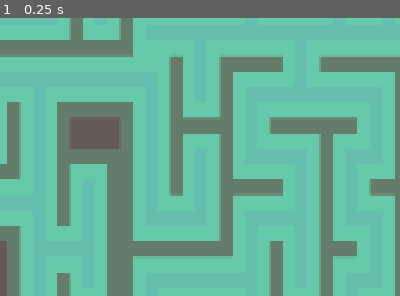
Above: before the commit, frame 1.
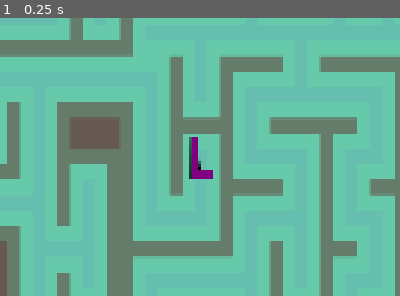
Above: after the commit, the same moment.

Repository: JMSal08/LethasLament
Game: Godot game, scene res://scenes/levels/level_three.tscn
Same seed, same stepped clock (60 frames per second), same inputs: the game is played once before the commit and once after it. This scene is started directly instead of the project's main scene.
Inputs:
- Up to frame 1 (0.25 s): no input
The pictures show only the part of the screen within x 44-94%, y 38-88%; the shares and areas given below are measured in that part.

The runs differ from the first frame. In frame 1, 0.5% of the frame differs, in the area x 47-54%, y 42-58%.

Commit message:
Added Level Two Code

Diff:
--- a/icon.svg
+++ /dev/null
@@ -1 +0,0 @@
-<svg xmlns="http://www.w3.org/2000/svg" width="128" height="128"><rect width="124" height="124" x="2" y="2" fill="#363d52" stroke="#212532" stroke-width="4" rx="14"/><g fill="#fff" transform="translate(12.322 12.322)scale(.101)"><path d="M105 673v33q407 354 814 0v-33z"/><path fill="#478cbf" d="m105 673 152 14q12 1 15 14l4 67 132 10 8-61q2-11 15-15h162q13 4 15 15l8 61 132-10 4-67q3-13 15-14l152-14V427q30-39 56-81-35-59-83-108-43 20-82 47-40-37-88-64 7-51 8-102-59-28-123-42-26 43-46 89-49-7-98 0-20-46-46-89-64 14-123 42 1 51 8 102-48 27-88 64-39-27-82-47-48 49-83 108 26 42 56 81zm0 33v39c0 276 813 276 814 0v-39l-134 12-5 69q-2 10-14 13l-162 11q-12 0-16-11l-10-65H446l-10 65q-4 11-16 11l-162-11q-12-3-14-13l-5-69z"/><path d="M483 600c0 34 58 34 58 0v-86c0-34-58-34-58 0z"/><circle cx="725" cy="526" r="90"/><circle cx="299" cy="526" r="90"/></g><g fill="#414042" transform="translate(12.322 12.322)scale(.101)"><circle cx="307" cy="532" r="60"/><circle cx="717" cy="532" r="60"/></g></svg>
--- a/scenes/levels/level_three.tscn
+++ b/scenes/levels/level_three.tscn
@@ -1,10 +1,11 @@
-[gd_scene load_steps=19 format=3 uid="uid://dpmr1l5ci1ftq"]
+[gd_scene load_steps=21 format=3 uid="uid://dpmr1l5ci1ftq"]
 
 [ext_resource type="Texture2D" uid="uid://cr1t447xq4oqa" path="res://assets/levels/level_three/images/bg/level3bg.png" id="1_y0l6c"]
 [ext_resource type="Script" uid="uid://grtpnlr62vrt" path="res://scripts/misc/letha.gd" id="2_4umhc"]
 [ext_resource type="Texture2D" uid="uid://cc3gt31qpqnto" path="res://assets/sprites/idle_spritesheet.png" id="3_7ry6i"]
 [ext_resource type="Texture2D" uid="uid://b5d8dd44caygq" path="res://assets/sprites/down_spritesheet.png" id="4_vmov0"]
 [ext_resource type="Script" uid="uid://bf6eu0unpvllc" path="res://scripts/levels/misc/wall_hitboxes.gd" id="5_7s1bx"]
+[ext_resource type="Texture2D" uid="uid://bgbb6j38atbcw" path="res://assets/letters/L.png" id="6_4umhc"]
 
 [sub_resource type="AtlasTexture" id="AtlasTexture_c6gv3"]
 atlas = ExtResource("3_7ry6i")
@@ -97,6 +98,9 @@
 radius = 25.454544
 height = 97.5
 
+[sub_resource type="CircleShape2D" id="CircleShape2D_7ry6i"]
+radius = 12.143503
+
 [node name="Node2D" type="Node2D"]
 
 [node name="MapTexture" type="TextureRect" parent="."]
@@ -155,4 +159,16 @@
 [node name="WallGroupNine" type="CollisionPolygon2D" parent="WallHitboxes"]
 polygon = PackedVector2Array(258, 1048, 295, 1048, 295, 1185, 553, 1185, 553, 1047, 590, 1047, 590, 1230, 295, 1230, 295, 1321, 258, 1321)
 
+[node name="Letter" type="Area2D" parent="."]
+position = Vector2(1663, 1059)
+scale = Vector2(0.3, 0.3)
+
+[node name="Sprite2D" type="Sprite2D" parent="Letter"]
+texture = ExtResource("6_4umhc")
+
+[node name="CollisionShape2D" type="CollisionShape2D" parent="Letter"]
+position = Vector2(-90, -80)
+scale = Vector2(20.04, 20.04)
+shape = SubResource("CircleShape2D_7ry6i")
+
 [connection signal="body_entered" from="WallHitboxes" to="WallHitboxes" method="_on_body_entered"]
--- /dev/null
+++ b/scenes/misc/level_two_finish.tscn
@@ -0,0 +1,170 @@
+[gd_scene load_steps=11 format=3 uid="uid://cgjr6mpdvfbks"]
+
+[ext_resource type="Script" uid="uid://d3d03i83wowl6" path="res://scripts/levels/level_two/level_two_finish.gd" id="1_ndq4u"]
+[ext_resource type="Texture2D" uid="uid://bbm13eqscmiex" path="res://assets/levels/level_two/images/bg/level2bg.png" id="1_q57fn"]
+[ext_resource type="Texture2D" uid="uid://b2cyi1r5hbmmb" path="res://assets/misc/tree.png" id="2_ndq4u"]
+[ext_resource type="Texture2D" uid="uid://d1liulwxkddc8" path="res://assets/misc/bush.png" id="3_3h8dk"]
+[ext_resource type="PackedScene" uid="uid://dd16j3wotjuev" path="res://scenes/misc/slot.tscn" id="3_q57fn"]
+[ext_resource type="Texture2D" uid="uid://d27p1lwllw2u5" path="res://assets/letters/O.png" id="5_0ya6m"]
+[ext_resource type="Texture2D" uid="uid://d0spsrcqloris" path="res://assets/letters/C.png" id="6_0ya6m"]
+[ext_resource type="Texture2D" uid="uid://blgsyj48ruit3" path="res://assets/levels/level_one/images/Cat_lvl1.png" id="7_tp17s"]
+[ext_resource type="FontFile" uid="uid://celc3h3f87gce" path="res://fonts/Super Joyful.ttf" id="8_4kaq3"]
+
+[sub_resource type="StyleBoxTexture" id="StyleBoxTexture_tp17s"]
+texture = ExtResource("1_q57fn")
+
+[node name="LevelTwoFinish" type="Node2D"]
+script = ExtResource("1_ndq4u")
+
+[node name="Panel" type="Panel" parent="."]
+offset_right = 2360.0
+offset_bottom = 1640.0
+mouse_filter = 2
+theme_override_styles/panel = SubResource("StyleBoxTexture_tp17s")
+
+[node name="Decorations" type="CanvasGroup" parent="."]
+
+[node name="Tree" type="Sprite2D" parent="Decorations"]
+position = Vector2(339, 1230)
+scale = Vector2(0.24887761, 0.24887761)
+texture = ExtResource("2_ndq4u")
+
+[node name="Tree2" type="Sprite2D" parent="Decorations"]
+position = Vector2(2289, 824)
+scale = Vector2(0.24887761, 0.24887761)
+texture = ExtResource("2_ndq4u")
+
+[node name="Tree3" type="Sprite2D" parent="Decorations"]
+position = Vector2(160.00003, 355.00012)
+scale = Vector2(0.24887761, 0.24887761)
+texture = ExtResource("2_ndq4u")
+
+[node name="Tree4" type="Sprite2D" parent="Decorations"]
+position = Vector2(1783, 1196.0001)
+scale = Vector2(0.24887761, 0.24887761)
+texture = ExtResource("2_ndq4u")
+
+[node name="Tree5" type="Sprite2D" parent="Decorations"]
+position = Vector2(1420, 217.00012)
+scale = Vector2(0.24887761, 0.24887761)
+texture = ExtResource("2_ndq4u")
+
+[node name="Tree6" type="Sprite2D" parent="Decorations"]
+position = Vector2(1355, 1544.0001)
+scale = Vector2(0.24887761, 0.24887761)
+texture = ExtResource("2_ndq4u")
+
+[node name="Tree7" type="Sprite2D" parent="Decorations"]
+position = Vector2(51, 1424)
+scale = Vector2(0.24887761, 0.24887761)
+texture = ExtResource("2_ndq4u")
+
+[node name="Bush" type="Sprite2D" parent="Decorations"]
+position = Vector2(637.00006, 294.00024)
+scale = Vector2(0.35200003, 0.352)
+texture = ExtResource("3_3h8dk")
+
+[node name="Bush2" type="Sprite2D" parent="Decorations"]
+position = Vector2(507.0001, 1290.0001)
+scale = Vector2(0.35200003, 0.352)
+texture = ExtResource("3_3h8dk")
+
+[node name="Bush3" type="Sprite2D" parent="Decorations"]
+position = Vector2(1936, 1308.0001)
+scale = Vector2(0.35200003, 0.352)
+texture = ExtResource("3_3h8dk")
+
+[node name="Bush4" type="Sprite2D" parent="Decorations"]
+position = Vector2(59, 1105.0001)
+rotation = 1.5707964
+scale = Vector2(0.35200003, 0.352)
+texture = ExtResource("3_3h8dk")
+
+[node name="Letter_O" parent="." instance=ExtResource("3_q57fn")]
+offset_left = 1700.0
+offset_top = 65.0
+offset_right = 1800.0
+offset_bottom = 165.0
+scale = Vector2(3, 3)
+texture = ExtResource("5_0ya6m")
+
+[node name="Letter_R" parent="." instance=ExtResource("3_q57fn")]
+offset_left = 1700.0
+offset_top = 465.0
+offset_right = 1800.0
+offset_bottom = 565.0
+scale = Vector2(3, 3)
+texture = ExtResource("5_0ya6m")
+
+[node name="Letter_C" parent="." instance=ExtResource("3_q57fn")]
+offset_left = 1700.0
+offset_top = 865.0
+offset_right = 1800.0
+offset_bottom = 965.0
+scale = Vector2(3, 3)
+texture = ExtResource("6_0ya6m")
+
+[node name="SlotOne" parent="." instance=ExtResource("3_q57fn")]
+offset_left = 65.0
+offset_top = 1100.0
+offset_right = 165.0
+offset_bottom = 1200.0
+scale = Vector2(3, 3)
+
+[node name="SlotTwo" parent="." instance=ExtResource("3_q57fn")]
+offset_left = 465.0
+offset_top = 1100.0
+offset_right = 565.0
+offset_bottom = 1200.0
+scale = Vector2(3, 3)
+
+[node name="SlotThree" parent="." instance=ExtResource("3_q57fn")]
+offset_left = 865.0
+offset_top = 1100.0
+offset_right = 965.0
+offset_bottom = 1200.0
+scale = Vector2(3, 3)
+
+[node name="SlotFour" parent="." instance=ExtResource("3_q57fn")]
+offset_left = 1265.0
+offset_top = 1100.0
+offset_right = 1365.0
+offset_bottom = 1200.0
+scale = Vector2(3, 3)
+
+[node name="Picture" type="TextureRect" parent="."]
+offset_left = 329.99997
+offset_top = 227.99998
+offset_right = 5258.0
+offset_bottom = 3492.0
+scale = Vector2(0.2, 0.2)
+texture = ExtResource("7_tp17s")
+
+[node name="AnswerButton" type="Button" parent="."]
+offset_left = 1110.0
+offset_top = 1504.0
+offset_right = 1334.0
+offset_bottom = 1599.0
+theme_override_fonts/font = ExtResource("8_4kaq3")
+theme_override_font_sizes/font_size = 72
+text = "Answer"
+
+[node name="ResetButton" type="Button" parent="."]
+offset_left = 340.0
+offset_top = 1506.0
+offset_right = 505.0
+offset_bottom = 1601.0
+theme_override_fonts/font = ExtResource("8_4kaq3")
+theme_override_font_sizes/font_size = 72
+text = "Reset"
+
+[node name="Letter_W" parent="." instance=ExtResource("3_q57fn")]
+offset_left = 1700.0
+offset_top = 1265.0
+offset_right = 1800.0
+offset_bottom = 1365.0
+scale = Vector2(3, 3)
+texture = ExtResource("6_0ya6m")
+
+[connection signal="pressed" from="AnswerButton" to="." method="_on_answer_button_pressed"]
+[connection signal="pressed" from="ResetButton" to="." method="_on_reset_button_pressed"]
--- /dev/null
+++ b/scripts/levels/level_two/level_two_finish.gd
@@ -0,0 +1,35 @@
+extends Node2D
+
+var C_Texture: Texture2D = preload("res://assets/letters/C.png")
+var O_Texture: Texture2D = preload("res://assets/letters/O.png")
+
+@onready var Letter_C = $Letter_C
+@onready var Letter_R = $Letter_O
+@onready var Letter_O = $Letter_O
+@onready var Letter_W = $Letter_C
+
+@onready var SlotOne = $SlotOne
+@onready var SlotTwo = $SlotTwo
+@onready var SlotThree = $SlotThree
+@onready var SlotFour = $SlotFour
+
+func _on_answer_button_pressed() -> void:
+	print("pressed answer")
+	if SlotOne.texture == Letter_C.texture:
+		if SlotTwo.texture == Letter_O.texture:
+			if SlotThree.texture == Letter_O.texture:
+				if SlotFour.texture == Letter_O.texture:
+					print("pass")
+					TransitionScene.change_scene_to_file("res://scenes/levels/level_three.tscn")
+
+
+func _on_reset_button_pressed() -> void:
+	SlotOne.texture = null
+	SlotTwo.texture = null
+	SlotThree.texture = null
+	SlotFour.texture = null
+
+	Letter_C.texture = C_Texture
+	Letter_R.texture = O_Texture
+	Letter_O.texture = O_Texture
+	Letter_W.texture = C_Texture
Not shown, removed: icon.svg.import
Not shown, added: scripts/levels/level_two/level_two_finish.gd.uid
